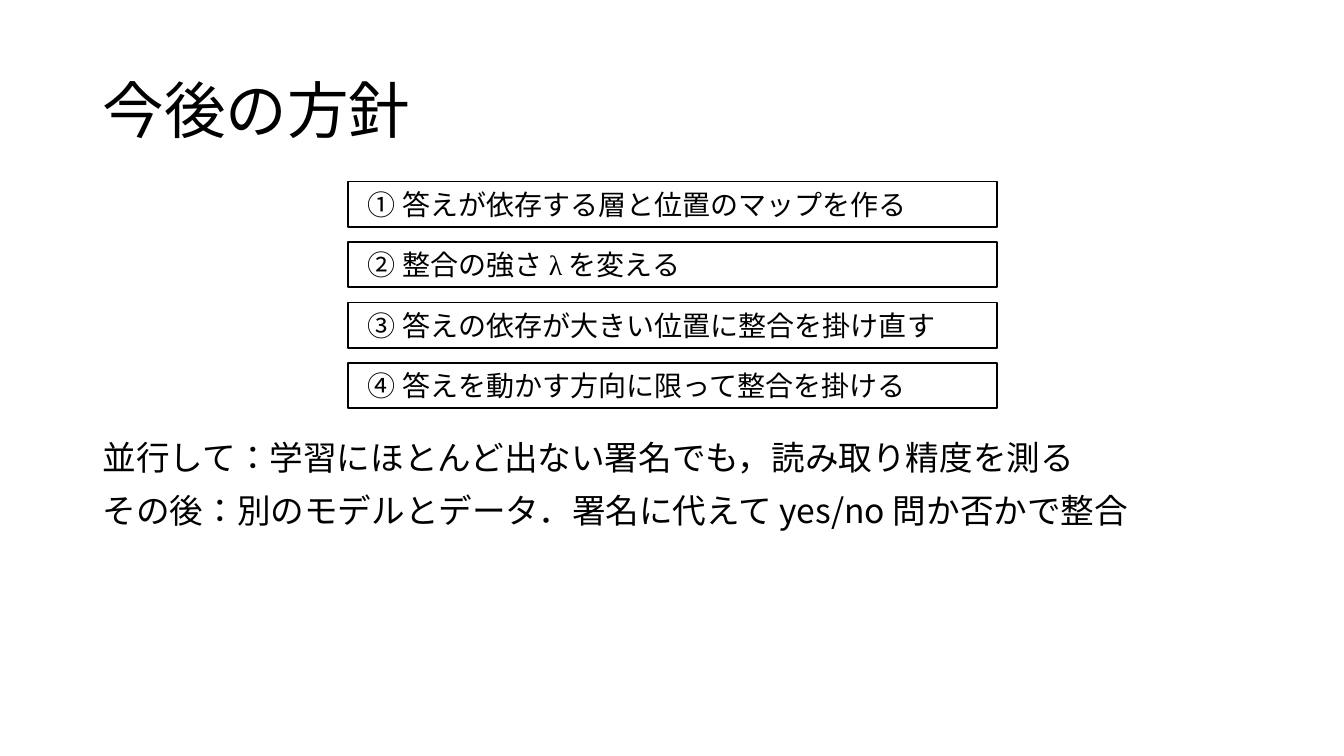
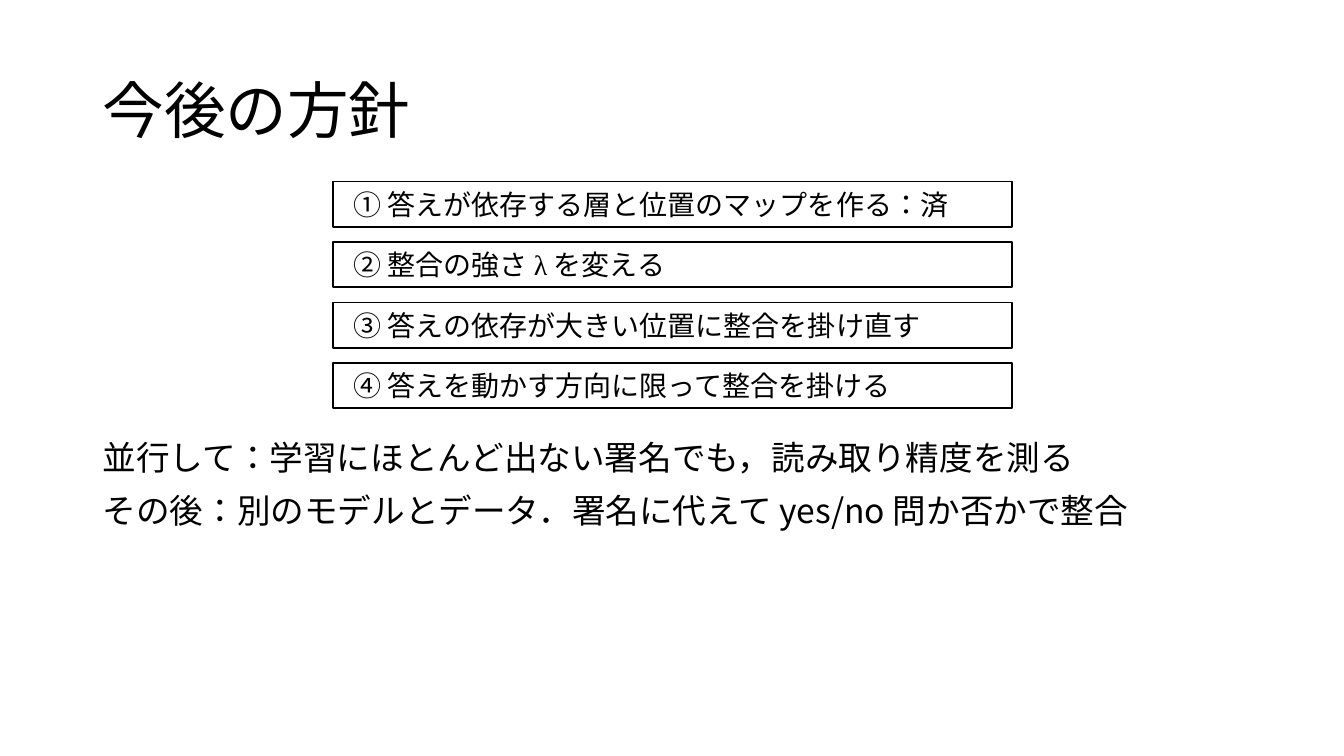
Before and after one commit to tomoking2004/taskalign, a slide deck: slide 4 of presentations/20261127_進捗報告.pptx. Drawn at 1344x756 pixels with LibreOffice and Linux fonts; fonts in the diff are those of the drawing. Boxes give left, top, right and bottom in pixels: in the first picture for what was removed or moved away, otherwise in the second. Text is boxed around its words. In the diff, an @@ line names an element or a change of style, - is before the commit and + after.

```diff
--- a/presentations/20261127_進捗報告.pptx
+++ b/presentations/20261127_進捗報告.pptx
@@ rectangle "① 答えが依存する層と位置のマップを作る：済": place and size @@
-rectangle "① 答えが依存する層と位置のマップを作る：済" at (348, 181, 997, 227)
+rectangle "① 答えが依存する層と位置のマップを作る：済" at (333, 181, 1012, 227)
@@ text in rectangle at (353, 191, 948, 218): text changed @@
-① 答えが依存する層と位置のマップを作る
+① 答えが依存する層と位置のマップを作る：済
@@ rectangle "② 整合の強さ λ を変える": place and size @@
-rectangle "② 整合の強さ λ を変える" at (348, 242, 997, 287)
+rectangle "② 整合の強さ λ を変える" at (333, 242, 1012, 287)
@@ rectangle "③ 答えの依存が大きい位置に整合を掛け直す": place and size @@
-rectangle "③ 答えの依存が大きい位置に整合を掛け直す" at (348, 302, 997, 348)
+rectangle "③ 答えの依存が大きい位置に整合を掛け直す" at (333, 302, 1012, 348)
@@ rectangle "④ 答えを動かす方向に限って整合を掛ける": place and size @@
-rectangle "④ 答えを動かす方向に限って整合を掛ける" at (348, 363, 997, 408)
+rectangle "④ 答えを動かす方向に限って整合を掛ける" at (333, 363, 1012, 408)
```
Also in this commit, not shown: 3 slides added, 1 other file.
